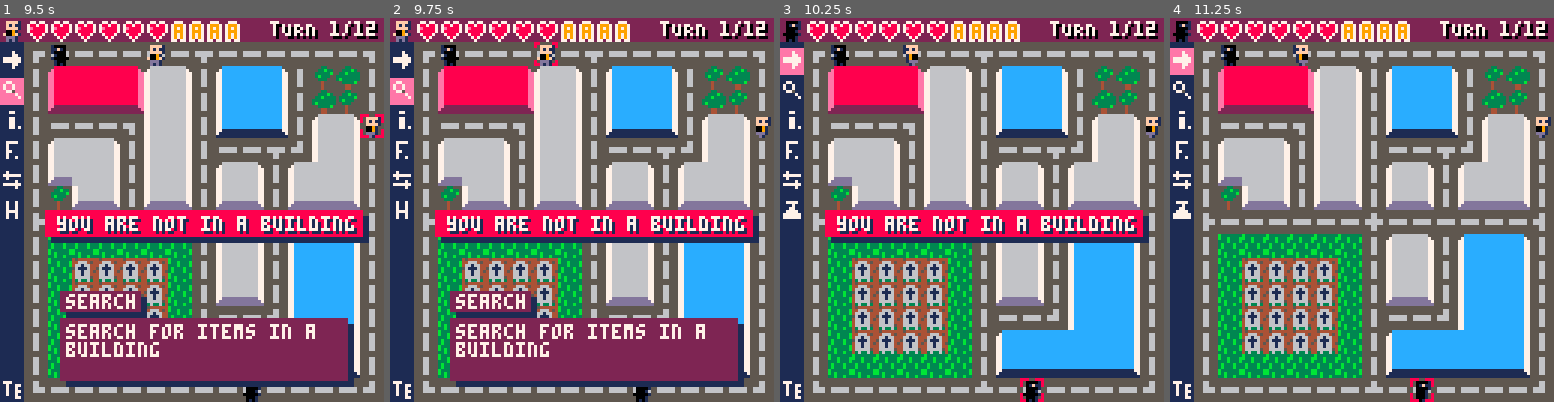
Above: before the commit, frames 1-4 (left to right).
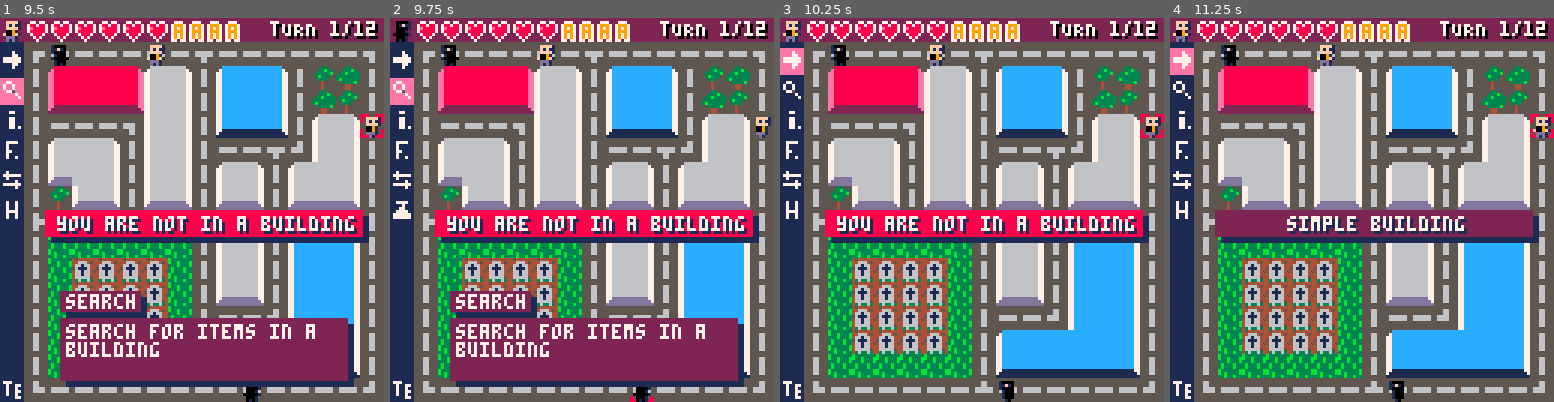
Above: after the commit, the same moments.

Repository: pixelocene/z
Game: PICO-8 cartridge z.p8
Two runs of this game, one before a commit and one after it. Both use one fixed random seed, a clock stepped at 60 frames per second and the inputs below.
Inputs:
- Up to frame 1 (9.5 s): tap X (X key) at 0.33, 1.07, 1.85, 2.97, 4.08, 5.2, 6.32, 7.43, 8.55 s; tap O (Z key) at 0.7, 1.7, 2.1, 2.5, 2.9, 3.3, 3.7, 4.1, 4.5, 4.9, 5.3, 5.7, 6.1, 6.5, 6.9, 7.3, 7.7, 8.1, 8.5, 8.9, 9.3 s; hold Right 1.6-2.1 s; hold Up 2.15-2.42 s; hold Right 2.47-3.03 s; hold Left 3.08-3.58 s; hold Down 3.63-3.97 s; hold Right 4.02-4.68 s; hold Up 4.73-5.03 s; hold Left 5.08-5.68 s; hold Down 5.73-6.03 s; hold Right 6.08-6.58 s; hold Right 6.63-7.13 s; hold Up 7.18-7.45 s; hold Right 7.5-8.07 s; hold Left 8.12-8.62 s; hold Down 8.67-9 s; hold Right from 9.05 s (still down)
- Up to frame 2 (9.75 s): tap X (X key) at 9.67 s; tap O (Z key) at 9.7 s; release Right at 9.72 s
- Up to frame 3 (10.25 s): hold Up 9.77-10.07 s; tap O (Z key) at 10.1 s; hold Left from 10.12 s (still down)
- Up to frame 4 (11.25 s): tap O (Z key) at 10.5, 10.9 s; release Left at 10.72 s; hold Down 10.77-11.07 s; tap X (X key) at 10.78 s; hold Right from 11.12 s (still down)

Frame 1 is identical in both runs. In frame 2, 0.3% of the frame differs, in the area x 0-69%, y 0-100%; in frame 3, 1.2%; in frame 4, 8.4%, in the area x 0-100%, y 0-100%.

Commit message:
Fix inventory action menu size and add some "use" on objects

Diff:
--- a/z.p8
+++ b/z.p8
@@ -144,6 +144,7 @@
 		local job = get_a_job()
 		add(players, {
 			hp=6,
+			hp_max=6,
 			actions=4,
 			x=x,		-- pos x on the grid
 			y=y,		-- pos y on the grid
@@ -184,8 +185,7 @@
 		if (btnp(⬆️)) move_to_next_action(-1)
 		if (btnp(🅾️)) do_action()
 		-- check user selection cycling
-		if (current_player>#players) current_player=1
-		if (current_player<1) current_player=#players
+		current_player=mid(1,current_player,#players)
 	end
 
 	if game_state=="move" then
@@ -225,41 +225,25 @@
 				if btnp(⬅️) then current_inventory_selection-=1 end
 				if btnp(➡️) then current_inventory_selection+=1 end
 
-				if current_inventory_selection > #p.inventory then
-					current_inventory_selection=1
-				end
-
-				if current_inventory_selection < 1 then
-					current_inventory_selection=#p.inventory
-				end
-
-				-- update object actions
-				local actions={}
-				if p.inventory[current_inventory_selection].use~=nil then
-					add(actions,"use")
-				end
-				add(actions,"throw")
-				inventory_actions=actions
-				current_inventory_action=1
+				current_inventory_selection=mid(1,current_inventory_selection,#p.inventory)
+
+				update_object_actions()
 
 			elseif btnp(⬇️) or btnp(⬆️) then
 
 				if btnp(⬇️) then current_inventory_action+=1 end
 				if btnp(⬆️) then current_inventory_action-=1 end
 
-				if current_inventory_action > #inventory_actions then
-					current_inventory_action=1
-				end
-				if current_inventory_action < 1 then
-					current_inventory_action=#current_inventory_action
-				end
-
-				printh(inventory_actions[current_inventory_action])
+				current_inventory_action=mid(1,current_inventory_action,#inventory_actions)
 
 			elseif btnp(🅾️) then
 				if inventory_actions[current_inventory_action]=="throw" then
 					deli(p.inventory,current_inventory_selection)
 				end
+				if inventory_actions[current_inventory_action]=="use" then
+					p.inventory[current_inventory_selection].use()
+					deli(p.inventory,current_inventory_selection)
+				end
 			end
 		end
 
@@ -271,6 +255,19 @@
 	end
 
 	if game_state=="enter_building" then update_game_enter_building() end
+end
+
+function update_object_actions()
+	local p=players[current_player]
+	-- update object actions
+	local actions={}
+	add(actions,"view")
+	if p.inventory[current_inventory_selection].use~=nil then
+		add(actions,"use")
+	end
+	add(actions,"throw")
+	inventory_actions=actions
+	current_inventory_action=1
 end
 
 -- navigate between the current player actions
@@ -285,8 +282,7 @@
 	-- go to next index
 	index+=direction
 	-- check new index is in boundaries
-	if (index>#actions) index=1
-	if (index<1) index=#actions
+	index=mid(1,index,#actions)
 	-- modify current action
 	current_action=actions[keys[index]]
 end
@@ -326,6 +322,7 @@
 	end
 	if current_action.name=="inventory" then
 		current_inventory_selection=1
+		update_object_actions()
 		game_state="inventory"
 	end
 end
@@ -395,13 +392,21 @@
 			print(o.name,21,46,0)
 			print(o.name,20,45,7)
 
-			print(o.description,21,61,0)
-			print(o.description,20,60,7)
-
+			if inventory_actions[current_inventory_action]=="view" then
+				print(o.description,21,61,0)
+				print(o.description,20,60,7)
+			end
+
+			if inventory_actions[current_inventory_action]=="throw" then
+				local text="press 🅾️ to throw"
+				print(text,21,61,0)
+				print(text,20,60,7)
+			end
+
+			local box_w=42
+			local box_h=5+(#inventory_actions*8)+1
 			local box_x=82
-			local box_y=127-8-#inventory_actions*9
-			local box_w=42
-			local box_h=#inventory_actions*8+12 --@todo fix the height
+			local box_y=127-box_h-3
 
 			line(box_x+1,box_y,box_x+box_w-1,box_y,1)
 			line(box_x+1,box_y+box_h,box_x+box_w-1,box_y+box_h,1)
@@ -788,13 +793,17 @@
 		description="recover 1♥",
 		use=function()
 			local p=players[current_player]
-			p.hp+=1
+			p.hp=mid(0,p.hp+1,p.hp_max)
 		end
 	},
 	survival_book={
 		sprite=81,
 		name="survival book",
 		description="add 1 max ♥",
+		use=function()
+			local p=players[current_player]
+			p.hp_max=mid(6,p.hp_max+1,9)
+		end
 	},
 	toothpaste={
 		sprite=0,
@@ -825,6 +834,10 @@
 		sprite=97,
 		name="care kit",
 		description="recover 2♥",
+		use=function()
+			local p=players[current_player]
+			p.hp=mid(0,p.hp+2,p.hp_max)
+		end
 	},
 	stethoscope={
 		sprite=80,
